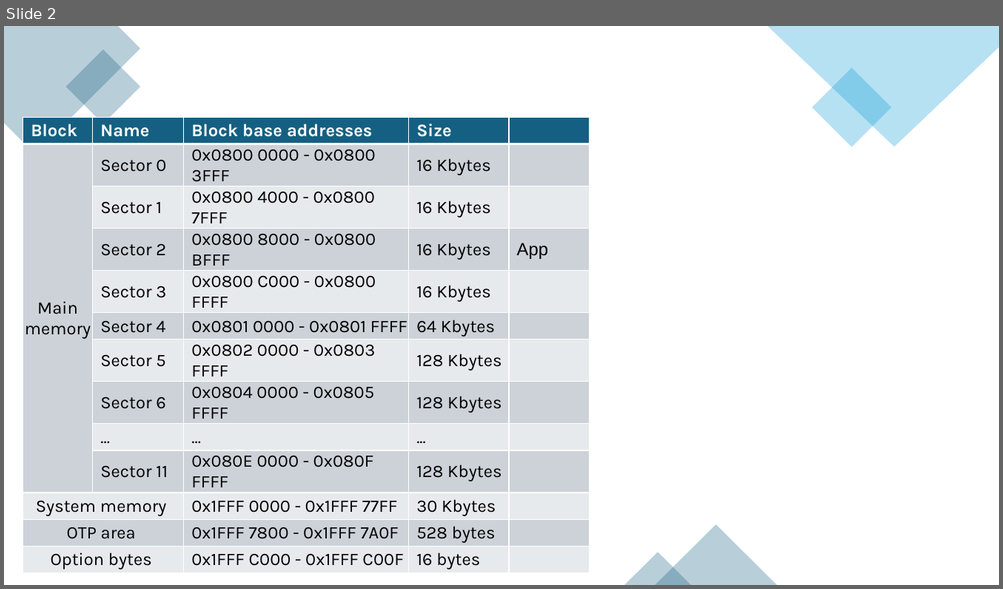
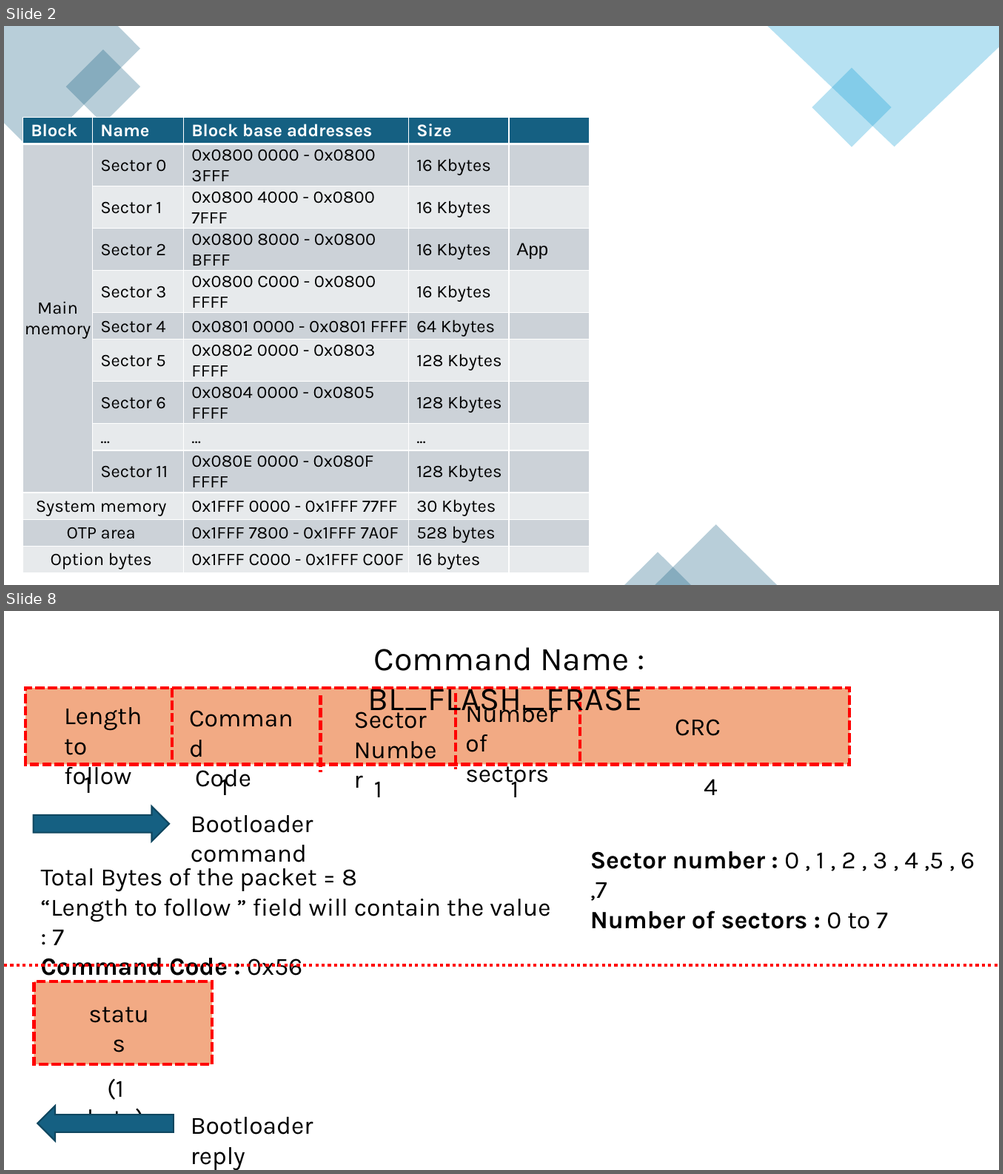
Before and after one commit to qlinhpoet/Bootloader, a slide deck: Bootloader.pptx. Shown one above the other, each under a label of ours: slide 2 before the commit, slides 2 and 8 after it; the slides between them are not shown. The pictures are 1003x589 and 1003x1174 pixels, drawn with LibreOffice and Linux fonts; fonts in the diff are those of the drawing. Boxes give left, top, right and bottom in pixels: in the first picture for what was removed or moved away, otherwise in the second. Text is boxed around its words. In the diff, an @@ line names an element or a change of style, - is before the commit and + after.

Commit message:
flash via bootloader ok

```diff
--- a/Bootloader.pptx
+++ b/Bootloader.pptx
@@ slide 8 added at (4, 611, 999, 1170), background #FFFFFF @@
@@ text added at (367, 647, 642, 718), 32 pt, text #000000 @@
+Command Name : BL_FLASH_ERASE
@@ group added at (25, 688, 849, 929): 10 texts, 4 lines, 1 rectangle @@
+Length
+to follow
+Command
+Code
+CRC
+1
+1
+4
+Sector
+Number
+1
+Number
+of sectors
+1
@@ right arrow added at (33, 806, 169, 842), fill #156082, outline #104760 1.5 pt @@
@@ text added at (190, 815, 313, 833), 24 pt, text #000000 @@
+Bootloader command
@@ text added at (590, 851, 974, 929), 24 pt, text #000000, bold @@
+Sector number : 0 , 1 , 2 , 3 , 4 ,5 , 6 ,7
+Number of sectors : 0 to 7
@@ text added at (41, 869, 550, 982), 24 pt, text #000000 @@
+Total Bytes of the packet = 8
+“Length to follow ” field will contain the value : 7
+Command Code : 0x56
@@ line added from (4, 965) to (999, 965), #FF0000 3 pt dashed @@
@@ rectangle added at (34, 982, 212, 1065), fill #F2AA84, outline #FF0000 3 pt dashed @@
@@ text added at (78, 994, 161, 1032), 24 pt, text #000000 @@
+status
@@ text added at (87, 1079, 144, 1114), 24 pt, text #000000 @@
+(1 byte)
@@ right arrow added at (37, 1106, 173, 1142), fill #156082, outline #104760 1.5 pt @@
@@ text added at (190, 1117, 313, 1170), 24 pt, text #000000 @@
+Bootloader reply
```
Also in this commit, not shown: 10 other slides added, 15 other files.
